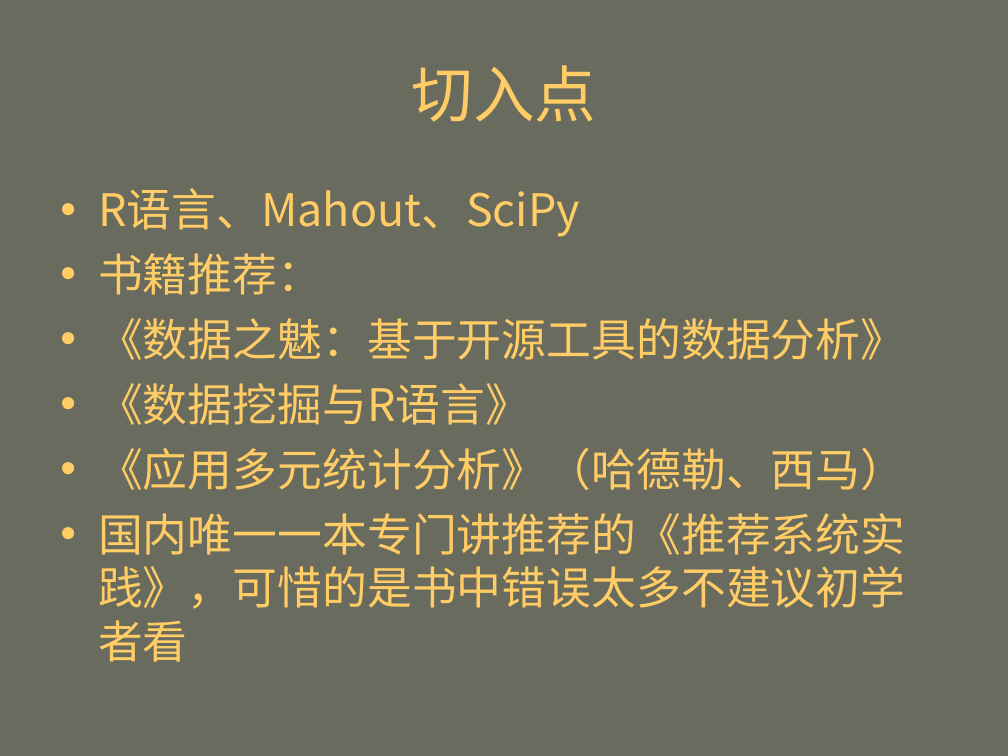
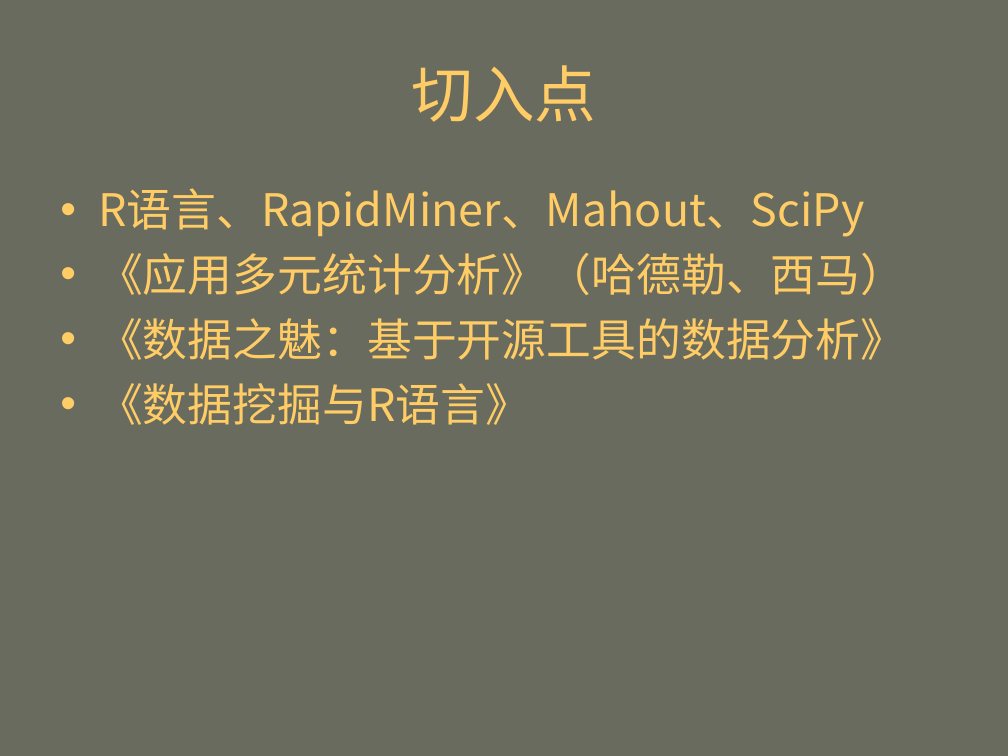
Before and after one commit to mahengyang/code, a slide deck: slide 38 of puffin/个性化推荐.ppt. Drawn at 1008x756 pixels with LibreOffice and Linux fonts; fonts in the diff are those of the drawing. Boxes give left, top, right and bottom in pixels: in the first picture for what was removed or moved away, otherwise in the second. Text is boxed around its words. In the diff, an @@ line names an element or a change of style, - is before the commit and + after.

```diff
--- a/puffin/个性化推荐.ppt
+++ b/puffin/个性化推荐.ppt
@@ text at (x1=98, y1=188, x2=905, y2=295): text changed @@
-• R语言、Mahout、SciPy
-• 书籍推荐：
+• R语言、RapidMiner、Mahout、SciPy
+• 《应用多元统计分析》（哈德勒、西马）
@@ text at (x1=98, y1=448, x2=905, y2=662): paragraphs removed @@
-• 《应用多元统计分析》（哈德勒、西马）
-• 国内唯一一本专门讲推荐的《推荐系统实践》，可惜的是书中错误太多不建议初学者看
```
Also in this commit, not shown: 7 other slides changed, 3 slides added, 3 slides removed, 2 other files.
